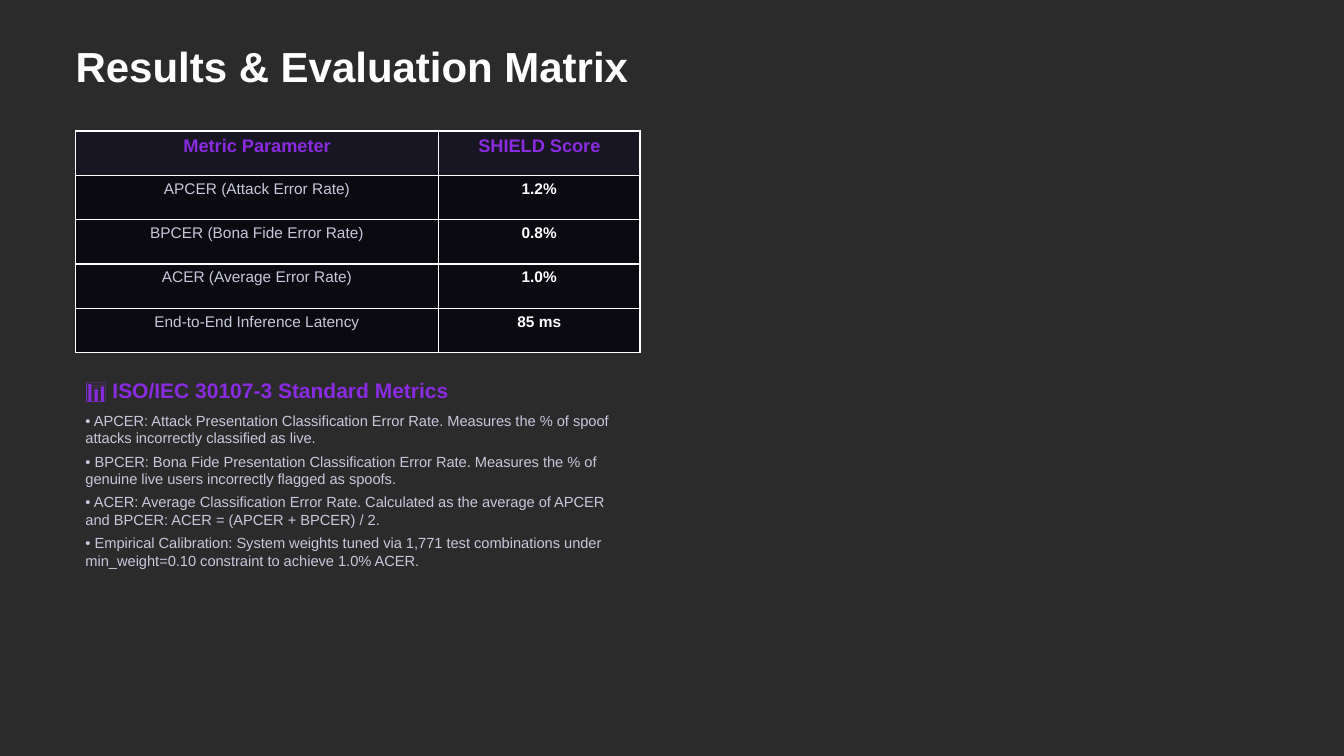
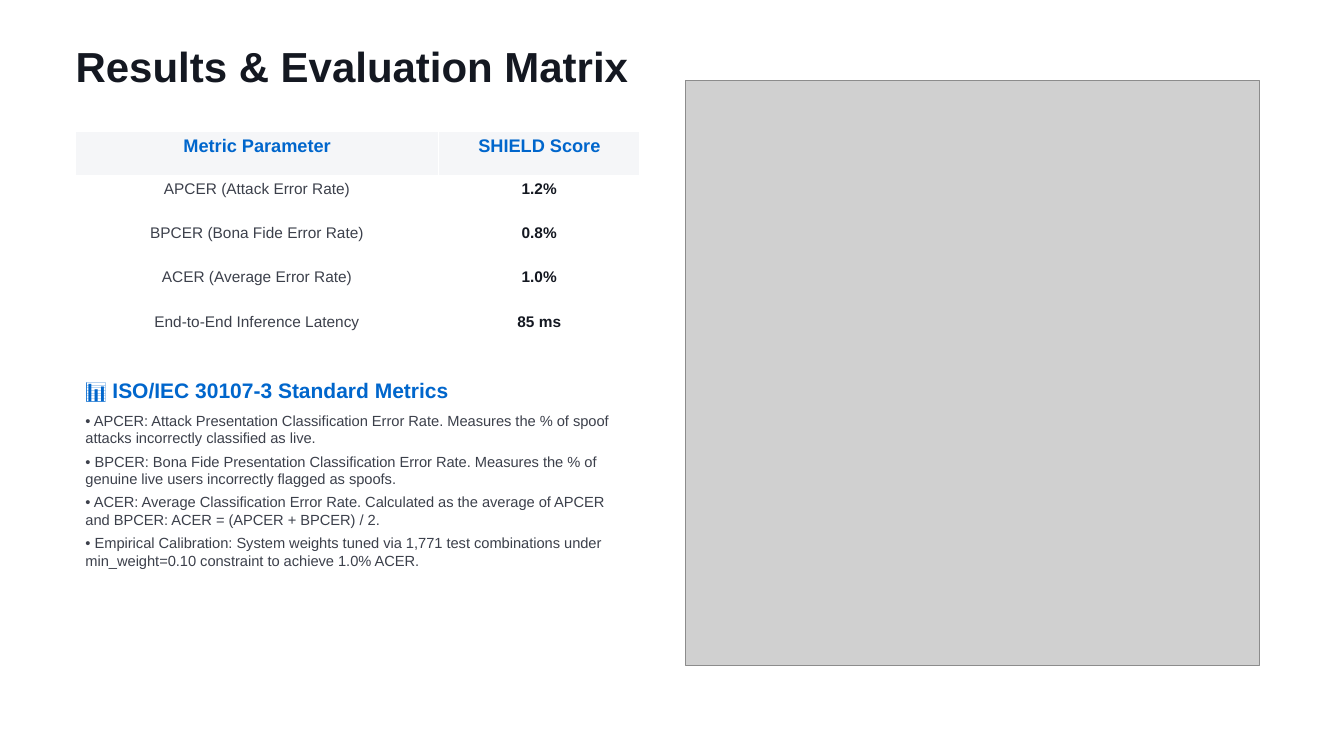
Before and after one commit to sthavirpunwatkar/SHIELD-Secure-Human-Identity-Liveness-Evaluation-Detection, a slide deck: slide 5 of reports/cdac_project_review.pptx. Drawn at 1344x756 pixels with LibreOffice and Linux fonts; fonts in the diff are those of the drawing; grey boxes stand for pictures; background and template pictures are left out; a plain dark background stands for a picture behind light text. Boxes give left, top, right and bottom in pixels: in the first picture for what was removed or moved away, otherwise in the second. Text is boxed around its words. In the diff, an @@ line names an element or a change of style, - is before the commit and + after.

Commit message:
docs: Change presentation theme to minimal office white, adding bounded pictures on the right side

```diff
--- a/reports/cdac_project_review.pptx
+++ b/reports/cdac_project_review.pptx
@@ background picture (left out) to #FFFFFF @@
@@ text "Results & Evaluation Matrix" at <box>76,51,628,83</box>: text colour #FFFFFF to #141821 @@
@@ picture added at <box>686,81,1260,665</box> @@
@@ table at <box>76,131,640,353</box> @@
@@ fill #181622 to #F5F6F8 in row 1 @@
@@ fill #0A0A10 to #FFFFFF in 8 cells @@
@@ text colour #8A2BE2 to #0066CC in "Metric Parameter", "SHIELD Score" @@
@@ text colour #C8C8DC to #3C404B in "APCER (Attack Error Rate)", "BPCER (Bona Fide Error Rate)", "ACER (Average Error Rate)", "End-to-End Inference Latency" @@
@@ text colour #FFFFFF to #141821 in "1.2%", "0.8%", "1.0%", "85 ms" @@
@@ text "📊 ISO/IEC 30107-3 Standard Metrics" at <box>85,382,609,569</box>: text colour #8A2BE2 to #0066CC in "📊 ISO/IEC 30107-3 Standard Metrics"; text colour #C8C8DC to #3C404B @@
```
Also in this commit, not shown: 6 other slides changed, 4 other files.
